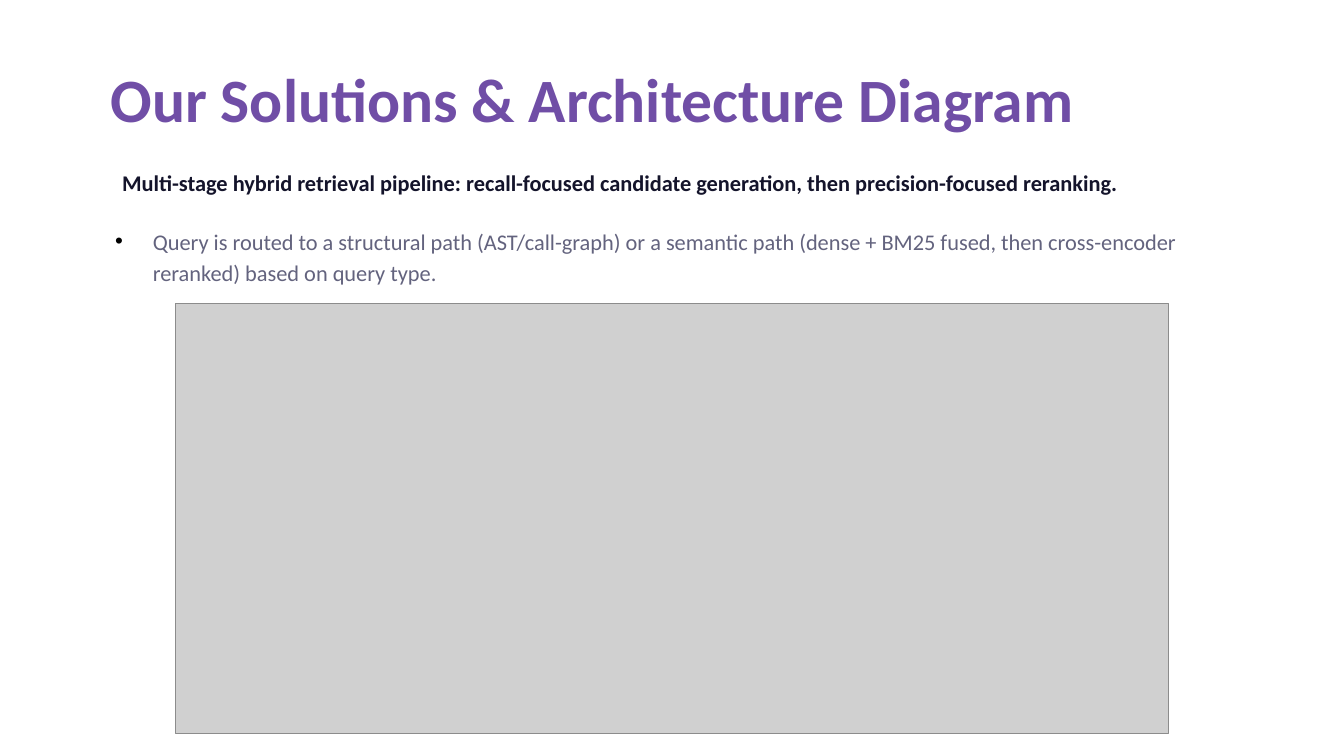
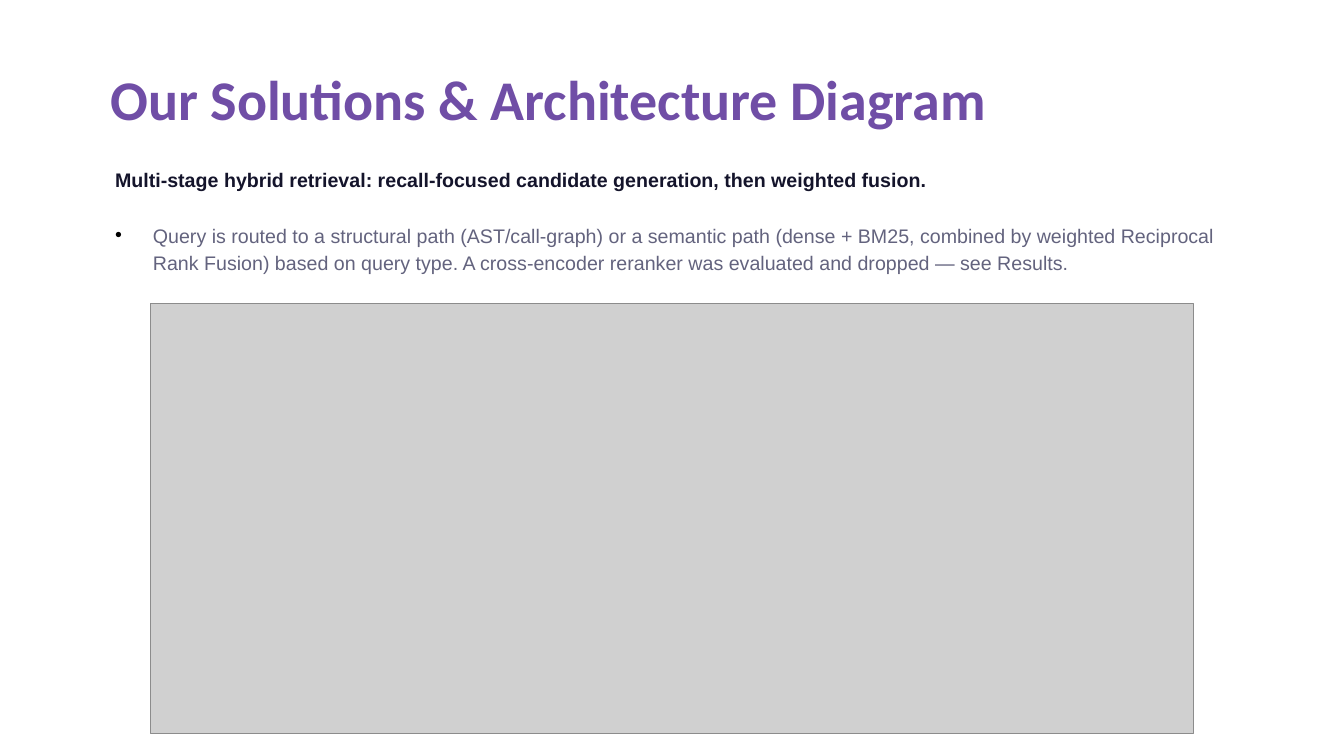
Before and after one commit to soumya12-droid/Agentic_Code_Intelligence, a slide deck: slide 4 of VIT_Vellore_Shard_Submission.pptx. Drawn at 1344x756 pixels with LibreOffice and Linux fonts; fonts in the diff are those of the drawing; grey boxes stand for pictures. Boxes give left, top, right and bottom in pixels: in the first picture for what was removed or moved away, otherwise in the second. Text is boxed around its words. In the diff, an @@ line names an element or a change of style, - is before the commit and + after.

Commit message:
Update submission deck: accurate pipeline description and results
Replace the presentation with the final version. The deck now describes the
shipped pipeline (dense bge-small-en-v1.5 plus BM25 with weighted reciprocal
rank fusion, no reranker), reports both rejected rerankers, and covers the
structural queries, incremental versioning and lineage results with the
measured numbers.

```diff
--- a/VIT_Vellore_Shard_Submission.pptx
+++ b/VIT_Vellore_Shard_Submission.pptx
@@ title "Our Solutions & Architecture Diagram" at [110,80,986,130]: size 44 to 40 pt @@
@@ text at [115,172,1214,274]: text changed; size 16 to 14 pt; font Calibri to Arial @@
-Multi-stage hybrid retrieval pipeline: recall-focused candidate generation, then precision-focused reranking.
-• Query is routed to a structural path (AST/call-graph) or a semantic path (dense + BM25 fused, then cross-encoder reranked) based on query type.
+Multi-stage hybrid retrieval: recall-focused candidate generation, then weighted fusion.
+• Query is routed to a structural path (AST/call-graph) or a semantic path (dense + BM25, combined by weighted Reciprocal Rank Fusion) based on query type. A cross-encoder reranker was evaluated and dropped — see Results.
@@ picture: place and size @@
-picture at [175,303,1170,734]
+picture at [150,303,1193,734]
```
Also in this commit, not shown: 9 other slides changed.
